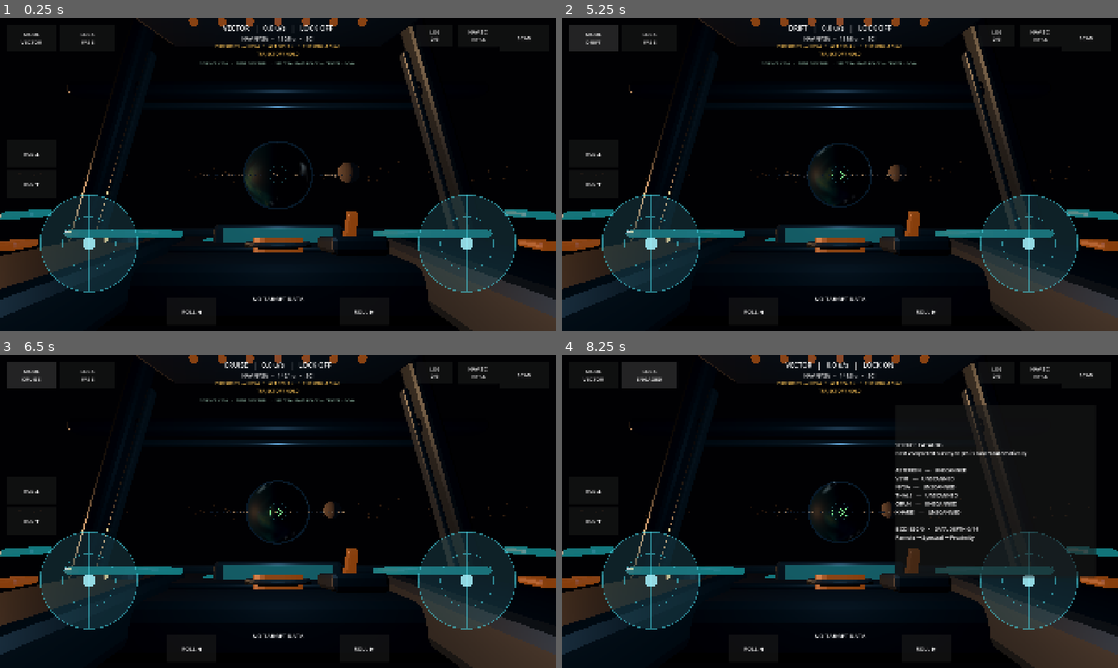
Above: before the commit, frames 1-4 (two rows, left to right).
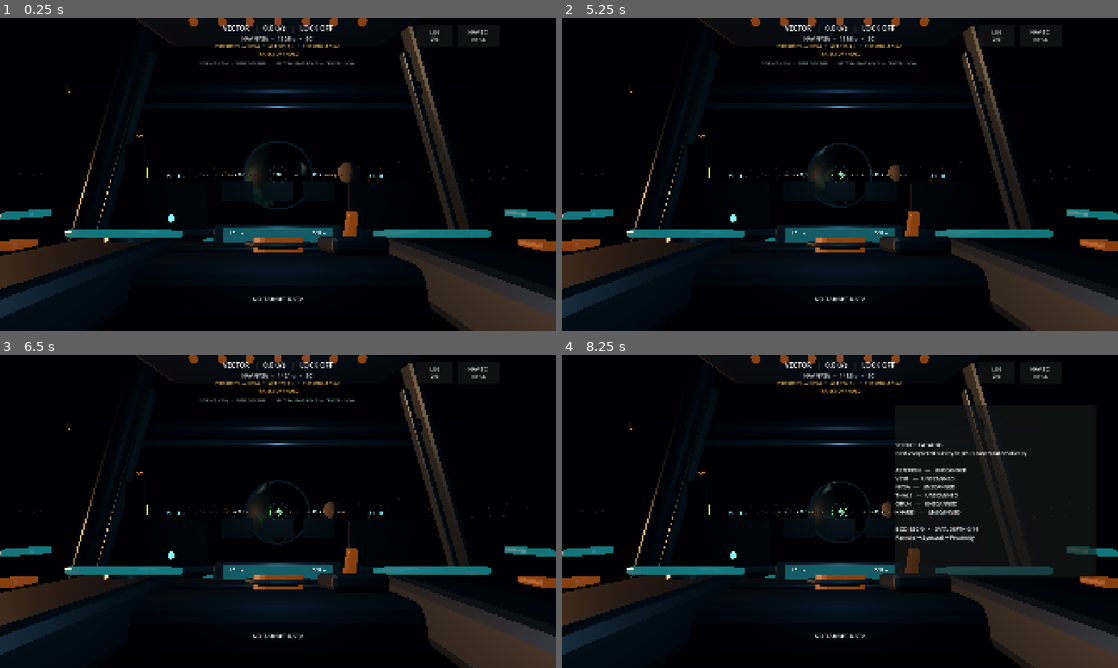
Above: after the commit, the same moments.

Repository: narmanb/science-playground
Game: Godot game, scene res://scenes/main.tscn
Two runs of this game, one before a commit and one after it. Both use one fixed random seed, a clock stepped at 60 frames per second and the inputs below.
Inputs (mouse positions are in pixels of both pictures, inside the frame that each line leads up to):
- Up to frame 1 (0.25 s): no input
- Up to frame 2 (5.25 s): click "NAV SCI NYSA" at 0.5 s; click "NAV SCI VEYR" at 1.25 s; click "NAV SCI ORUN" at 2 s; click "NAV SCI KHARIS" at 2.75 s; click "NAV SCI THALE" at 3.5 s; click "NAV SCI ASTERION" at 4.25 s; click (595, 36) at 5 s, where only the run before the commit has a clickable "MODE VECTOR"
- Up to frame 3 (6.5 s): click (33, 373) at 5.75 s, where only the run before the commit has a clickable "MODE DRIFT"
- Up to frame 4 (8.25 s): click (595, 373) at 6.5 s, where only the run before the commit has a clickable "MODE CRUISE"; click "LOG 0/6" at 7.25 s; click (650, 373) at 8 s, where only the run before the commit has a clickable "LOCK FREE"

The runs differ from the first frame. In frame 1, 8.3% of the frame differs, in the area x 3-96%, y 4-95%; in frame 2, 9.2%; in frame 3, 9.2%, in the area x 1-96%, y 2-95%; in frame 4, 7.7%.
Error after the commit: Parse Error: Cannot infer the type of "position" variable because the value doesn't have a set type. (res://scripts/moonlit_city.gd:149)

Commit message:
Wire diegetic cockpit and moonlit city into main scene

Diff:
--- a/scenes/main.tscn
+++ b/scenes/main.tscn
@@ -1,8 +1,8 @@
-[gd_scene load_steps=18 format=3]
+[gd_scene load_steps=20 format=3]
 
 [ext_resource type="Script" path="res://scripts/procedural_system.gd" id="1_system"]
 [ext_resource type="Script" path="res://scripts/ship_controller.gd" id="2_ship"]
-[ext_resource type="Script" path="res://scripts/flight_hud.gd" id="3_hud"]
+[ext_resource type="Script" path="res://scripts/diegetic_flight_hud.gd" id="3_hud"]
 [ext_resource type="PackedScene" path="res://assets/generated/cockpit_blockout.glb" id="4_cockpit"]
 [ext_resource type="Script" path="res://scripts/main.gd" id="5_main"]
 [ext_resource type="Script" path="res://scripts/visual_enhancer.gd" id="6_visual"]
@@ -15,6 +15,8 @@
 [ext_resource type="Script" path="res://scripts/science_log_hud.gd" id="13_science_log"]
 [ext_resource type="Script" path="res://scripts/stellar_lighting_controller.gd" id="14_stellar_light"]
 [ext_resource type="Script" path="res://scripts/science_objective_hud.gd" id="15_science_objective"]
+[ext_resource type="Script" path="res://scripts/diegetic_cockpit_controls.gd" id="16_controls"]
+[ext_resource type="Script" path="res://scripts/moonlit_city.gd" id="17_city"]
 
 [sub_resource type="Environment" id="Environment_space"]
 background_mode = 1
@@ -41,6 +43,9 @@
 
 [node name="AlienSystem" type="Node3D" parent="."]
 script = ExtResource("1_system")
+
+[node name="MoonlitCity" type="Node3D" parent="."]
+script = ExtResource("17_city")
 
 [node name="StellarLightingController" type="Node" parent="."]
 script = ExtResource("14_stellar_light")
@@ -77,6 +82,11 @@
 far = 2800.0
 
 [node name="CockpitModel" parent="Ship/CameraRig" instance=ExtResource("4_cockpit")]
+
+[node name="DiegeticCockpitControls" type="Node3D" parent="Ship/CameraRig"]
+script = ExtResource("16_controls")
+ship_path = NodePath("../..")
+camera_path = NodePath("../Camera3D")
 
 [node name="CabinLight" type="OmniLight3D" parent="Ship/CameraRig"]
 position = Vector3(0, 0.15, -1.3)
